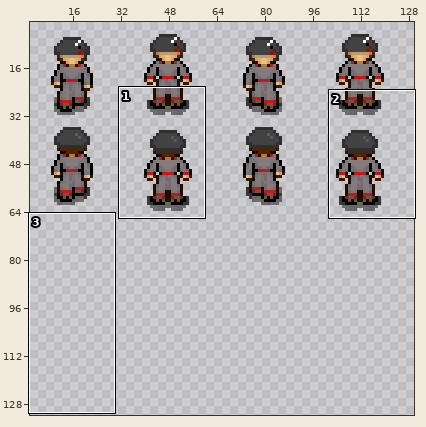
Sprite sheet: Art_and_Story/sprites/MeleeGuard/meleeguard_sheet.png. The first picture is a wide view before the edit; the outline marks the close-up.
Close-up. As it was:
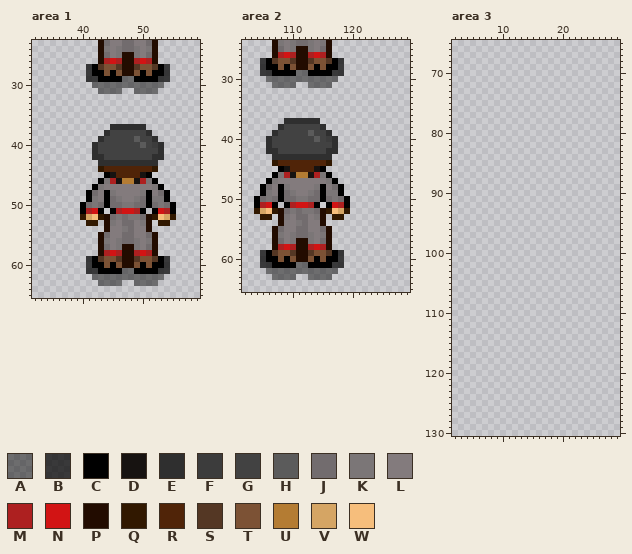
The file is 160x384 pixels. Pixels under 10% opacity are left out. Colours within 5 levels of each other are drawn and written as one. Shown: area 1: x 32..59, y 23..65; area 2: x 102..129, y 24..65; area 3: x 2..29, y 65..130. The wide view leaves out empty margins. The commit also changed other parts of the picture, which this record leaves out.
Palette (. is transparent): A #00000078  B #000000b8  C #000000  D #171311  E #2f2f2f  F #3c3c3c  G #424242  H #5b5b5b  J #726c6e  K #7b7677  L #837b7d  M #ad2020  N #d21414  P #220c00  Q #311800  R #502408  S #543724  T #7c5235  U #b47c33  V #d5a564  W #f6be7c
Pixels before, area 1, first column x 40:
23 ...PJLLJJLLJP...
24 ...PKLKJJKLKP...
25 ...PJLKPPKLJP...
26 ...PMNMPPMNMP...
27 .BCSTTSPPSTTSCB.
28 .BCCTCTPPTCTCCB.
29 .BBCCCCAACCCCBB.
30 ..AAAAAAAAAAAA..
31 ...AAAA..AAAA...
32 ................
33 ................
34 ................
35 ................
36 ................
37 .....EEEEEE.....
38 ....EGGGGGGE....
39 ...EGGGGGHGGE...
40 ..EGGGGGGGHGFE..
41 ..EGGGGGGGGGGE..
42 ..EEGGGGGGGGEE..
43 ...EEEEEEEEEE...
44 ...QRRRRRRRRQ...
45 ....CDRRRRDC....
46 ...CKMDUUDMKC...
47 ..CKLLLLLLLLKC..
48 .CJLCKLLLLKCLJC.
49 .CKLCJKLLKJCKKC.
50 CJKJCJJKKJJCJKJC
51 CMNC.CMNNMC.CNMC
52 QVWQPJKJKKJPQWVQ
53 .QQ.PKLJJLKP.QQ.
54 ....PLLKJLLP....
55 ...PJLLJJLLJP...
56 ...PKLKJJKLKP...
57 ...PJLKPPKLJP...
58 ...PMNMPPMNMP...
59 .BCSTTSPPSTTSCB.
60 .BCCTCTPPTCTCCB.
61 .BBCCCCAACCCCBB.
62 ..AAAAAAAAAAAA..
63 ...AAAA..AAAA...
Pixels before, area 2, first column x 104:
24 ...PKLKJJKLKP...
25 ...PJLKPPKLJP...
26 ...PMNMPPMNMP...
27 .BCSTTSPPSTTSCB.
28 .BCCTCTPPTCTCCB.
29 .BBCCCCAACCCCBB.
30 ..AAAAAAAAAAAA..
31 ...AAAA..AAAA...
32 ................
33 ................
34 ................
35 ................
36 ................
37 .....EEEEEE.....
38 ....EGGGGGGE....
39 ...EGGGGGHGGE...
40 ..EGGGGGGGHGFE..
41 ..EGGGGGGGGGGE..
42 ..EEGGGGGGGGEE..
43 ...EEEEEEEEEE...
44 ...QRRRRRRRRQ...
45 ....CDRRRRDC....
46 ...CKMDUUDMKC...
47 ..CKLLLLLLLLKC..
48 .CJLCKLLLLKCLJC.
49 .CKLCJKLLKJCKKC.
50 CJKJCJJKKJJCJKJC
51 CMNC.CMNNMC.CNMC
52 QVWQPJKJKKJPQWVQ
53 .QQ.PKLJJLKP.QQ.
54 ....PLLKJLLP....
55 ...PJLLJJLLJP...
56 ...PKLKJJKLKP...
57 ...PJLKPPKLJP...
58 ...PMNMPPMNMP...
59 .BCSTTSPPSTTSCB.
60 .BCCTCTPPTCTCCB.
61 .BBCCCCAACCCCBB.
62 ..AAAAAAAAAAAA..
63 ...AAAA..AAAA...
After:
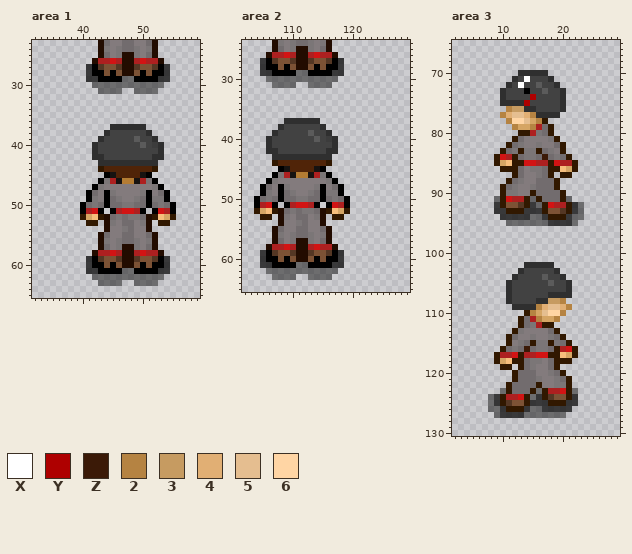
Colours new in this view: X #ffffff  Y #ae0000  Z #3b1a07  2 #b58342  3 #c69b61  4 #e1af74  5 #e5be90  6 #ffd5a4
Changes in this commit:
Area 1:
y 26: x 42..43 .P -> PM; x 52..53 P. -> MP
y 58: x 42..43 .P -> PM; x 52..53 P. -> MP
Area 2:
y 26: x 106..107 .P -> PM; x 116..117 P. -> MP
y 58: x 106..107 .P -> PM; x 116..117 P. -> MP
Area 3:
y 70: x 13..17 ..... -> EEEEE
y 71: x 12..18 ....... -> EGXGGGE
y 72: x 11..19 ......... -> EGXGGHGGE
y 73: x 10..20 ........... -> EGGGCGGHGGE
y 74: x 10..20 ........... -> EGGGGYGGGGE
y 75: x 10..20 ........... -> EEEEYGGGGGE
y 76: x 11..20 .......... -> 233EEGGGGE
y 77: x 10..19 .......... -> 245542EEEE
y 78: x 11..17 ....... -> 2665V2Q
y 79: x 12..18 ....... -> 2VV2MJQ
y 80: x 13..18 ...... -> QQMKJQ
y 81: x 12..19 ........ -> QJLLLLKQ
y 82: x 11..20 .......... -> QJKLLKLLJQ
y 83: x 10..20 ........... -> QJKQKKQJKLQ
y 84: x 9..21 ............. -> QNMQJKKJZJKJQ
y 85: x 9..22 .............. -> QVWQQNNMMQNMMQ
y 86: x 10..22 ............. -> QQQJLKKJQQWVQ
y 87: x 12..18 ....... -> QJLLKJQ; x 20..21 .. -> QQ
y 88: x 11..19 ......... -> QJKLLJJJQ
y 89: x 10..19 .......... -> QJKLLKJJJQ
y 90: x 10..20 ........... -> QKKLLQJJJJQ
y 91: x 9..21 ............. -> AQNMMQAQJJJQA
y 92: x 9..23 ............... -> BQTTSQBAQNMMQBA
y 93: x 9..23 ............... -> BBQQQBBBQTTSQBA
y 94: x 10..23 .............. -> BBBBBAABQQQBAA
y 95: x 11..22 ............ -> AAAAAAABBBBA
y 102: x 14..18 ..... -> EEEEE
y 103: x 13..19 ....... -> EGGGGGE
y 104: x 12..20 ......... -> EGGGGHGGE
y 105: x 11..21 ........... -> EGGGGGGHGGE
y 106: x 11..21 ........... -> EGGGGGGGGGE
y 107: x 11..21 ........... -> EGGGGGGEEEE
y 108: x 11..20 .......... -> EGGGGEE332
y 109: x 12..21 .......... -> EEEE245542
y 110: x 14..20 ....... -> Q2V5662
y 111: x 13..19 ....... -> QJM2VV2
y 112: x 13..18 ...... -> QJKMQQ
y 113: x 12..19 ........ -> QKLLLLJQ
y 114: x 11..20 .......... -> QJLLKLLKJQ
y 115: x 11..21 ........... -> QLKJQKKQKJQ
y 116: x 10..22 ............. -> QJKJZJKKJQMNQ
y 117: x 9..22 .............. -> QMMNQMMNNQQWVQ
y 118: x 9..21 ............. -> QVWQQJKKLJQQQ
y 119: x 10..11 .. -> QQ; x 13..19 ....... -> QJKLLJQ
y 120: x 12..20 ......... -> QJJJLLKJQ
y 121: x 12..21 .......... -> QJJJKLLKJQ
y 122: x 11..21 ........... -> QJJJJQLLKKQ
y 123: x 10..22 ............. -> AQJJJQAQMMNQA
y 124: x 8..22 ............... -> ABQMMNQABQSTTQB
y 125: x 8..22 ............... -> ABQSTTQBBBQQQBB
y 126: x 8..21 .............. -> AABQQQBAABBBBB
y 127: x 9..20 ............ -> ABBBBAAAAAAA
